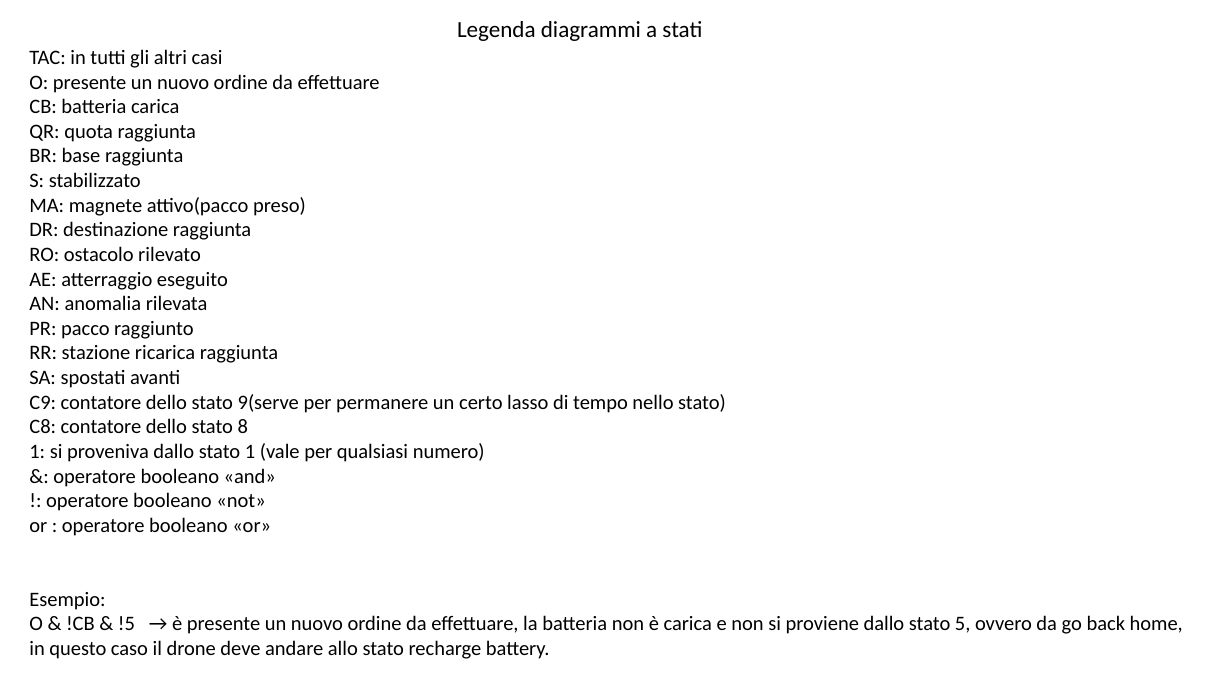
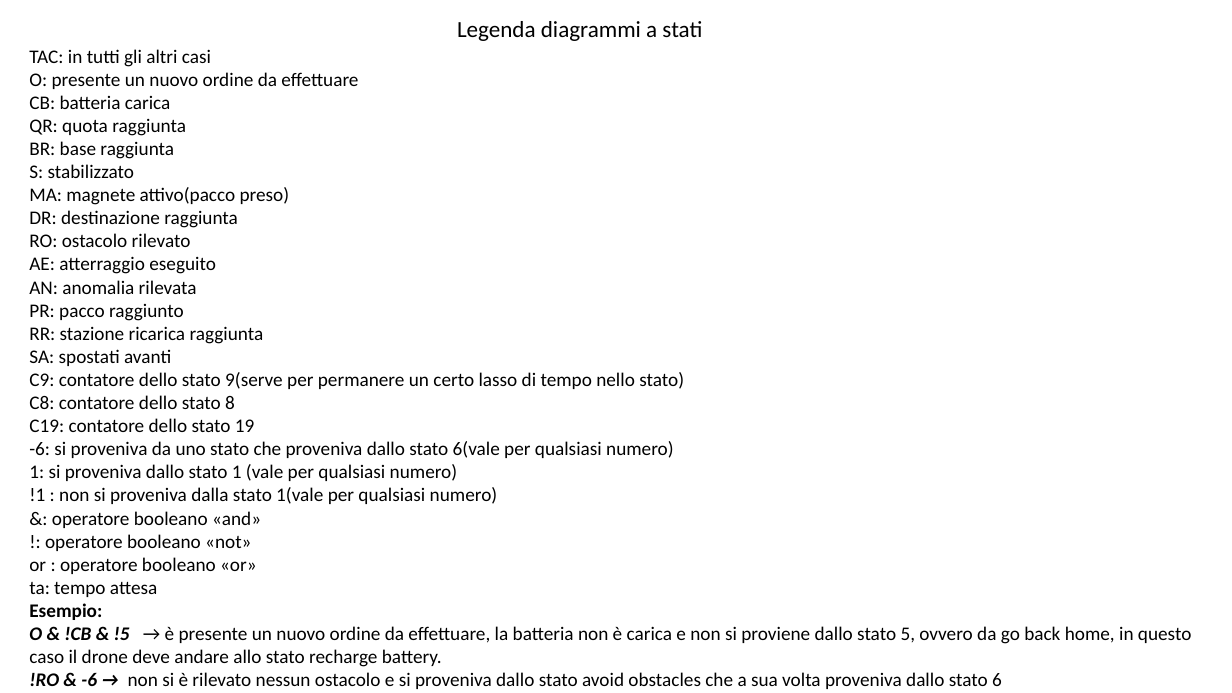
Before and after one commit to AndreaVaiuso/progetto_robotica, a slide deck: slide 1 of docs/diagram.pptx. Drawn at 1232x693 pixels with LibreOffice and Linux fonts; fonts in the diff are those of the drawing. Boxes give left, top, right and bottom in pixels: in the first picture for what was removed or moved away, otherwise in the second. Text is boxed around its words. In the diff, an @@ line names an element or a change of style, - is before the commit and + after.

```diff
--- a/docs/diagram.pptx
+++ b/docs/diagram.pptx
@@ text at [29, 49, 1191, 667]: size 16 to 15 pt in "TAC: in tutti gli altri casi", "O: presente un nuovo ordine da effettuare", "CB: batteria carica", "QR: quota raggiunta" and 18 more places; bold on in "Esempio:", "O & !CB & !5"; italic on in "O & !CB & !5" @@
@@ text at [29, 418, 674, 458]: paragraphs added @@
+C19: contatore dello stato 19
+-6: si proveniva da uno stato che proveniva dallo stato 6(vale per qualsiasi numero)
@@ text at [29, 487, 498, 504]: paragraph added @@
+!1 : non si proveniva dalla stato 1(vale per qualsiasi numero)
@@ text at [29, 582, 157, 597]: paragraph added @@
+ta: tempo attesa
@@ text at [29, 672, 1002, 689]: paragraph added @@
+!RO & -6 → non si è rilevato nessun ostacolo e si proveniva dallo stato avoid obstacles che a sua volta proveniva dallo stato 6
```
Also in this commit, not shown: 1 other slide changed.
